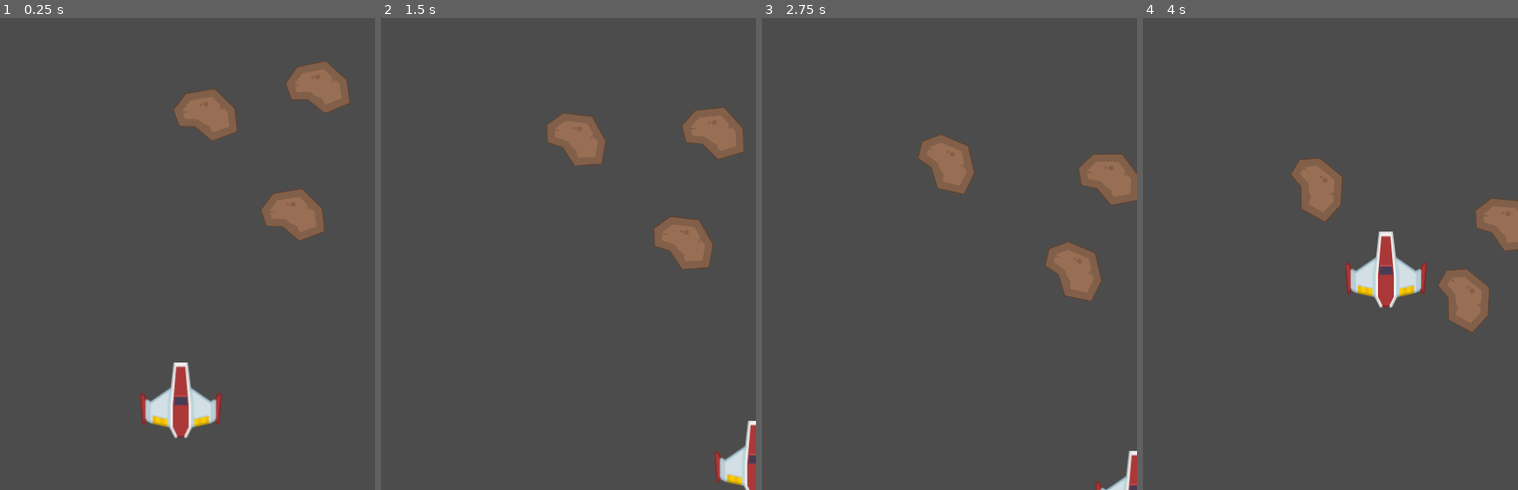
Above: before the commit, frames 1-4 (left to right).
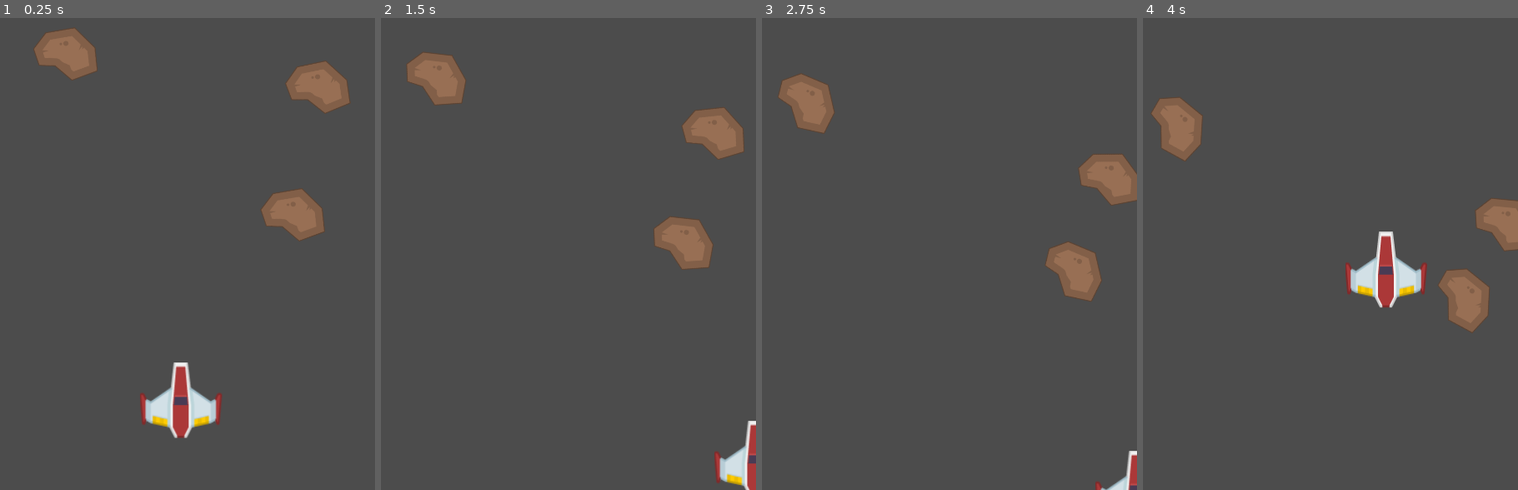
Above: after the commit, the same moments.

Repository: caribbean444/SHOOTER
Game: Godot game, scene res://main.tscn
Same seed, same stepped clock (60 frames per second), same inputs: the game is played once before the commit and once after it.
Inputs:
- Up to frame 1 (0.25 s): no input
- Up to frame 2 (1.5 s): hold D (player_right) 0.53-1.28 s; hold S (player_down) from 1.28 s (still down)
- Up to frame 3 (2.75 s): release S (player_down) at 2.03 s; hold D (player_right) from 2.03 s (still down)
- Up to frame 4 (4 s): release D (player_right) at 2.78 s; hold W (player_up) 2.78-3.53 s; hold A (player_left) from 3.53 s (still down)

The runs differ from the first frame. In frame 1, 2.5% of the frame differs, in the area x 9-64%, y 2-26%; in frame 2, 2.5%; in frame 3, 2.5%; in frame 4, 2.5%, in the area x 2-54%, y 16-44%.

Commit message:
add

Diff:
--- a/Meteor/Meteor.gd
+++ b/Meteor/Meteor.gd
@@ -1,7 +1,7 @@
 extends Area2D
 
-var maxSpeed_x2: float = 15
-var minSpeed_x2: float = -15
+var maxSpeed_x: float = 15
+var minSpeed_x: float = -15
 var minSpeed_y: float = 20
 var maxSpeed_y: float = 60
 var minRotationRate: float = -30
@@ -10,19 +10,18 @@
 var live: int = 10
 var speed_y: float = 0
 var rotationRate: float = 0
-var speed_x1: float = 0
-var speed_x2: float = 0
+var speed_x: float = 0
 
 
 func _ready():
 	speed_y = rand_range(minSpeed_y, maxSpeed_y)
 	rotationRate = rand_range(minRotationRate, maxRotationRate)
-	speed_x2 = rand_range(minSpeed_x2, maxSpeed_x2)
+	speed_x = rand_range(minSpeed_x, maxSpeed_x)
 func _physics_process(delta):
 	rotation_degrees += rotationRate * delta
 
 	position.y += speed_y * delta
-	position.x += speed_x2 * delta
+	position.x += speed_x * delta
 
 func _on_VisibilityNotifier2D_screen_exit():
 	queue_free()
--- a/main.tscn
+++ b/main.tscn
@@ -13,7 +13,7 @@
 scale = Vector2( 1, 1.22707 )
 
 [node name="Meteor" parent="." instance=ExtResource( 2 )]
-position = Vector2( 249.513, 143.817 )
+position = Vector2( 81.513, 70.817 )
 
 [node name="Meteor2" parent="." instance=ExtResource( 2 )]
 position = Vector2( 377.947, 105.763 )
